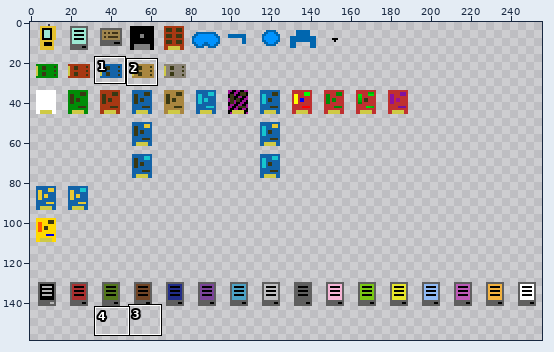
One commit to this sprite sheet: resources/logisticspipes/item_textures.png. Above, an overview of the earlier version with the close-up marked.
Close-up. The starting point:
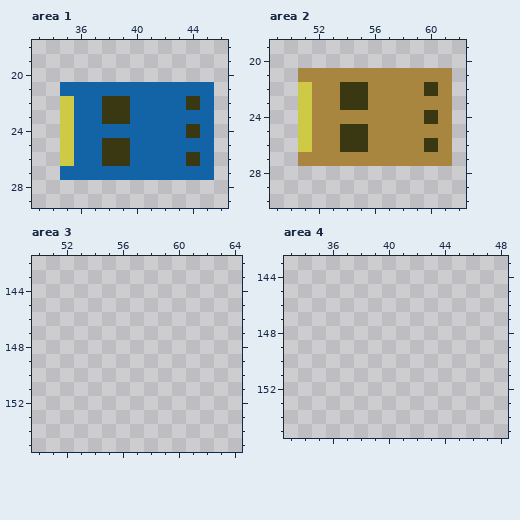
The file is 256x256 pixels. Pixels under 10% opacity are left out. Colours within 5 levels of each other are drawn and written as one. Shown: area 1: x 33..46, y 18..29; area 2: x 49..62, y 19..30; area 3: x 50..64, y 142..155; area 4: x 33..48, y 143..155. The wide view leaves out empty margins. The commit also changed other parts of the picture, which this record leaves out.
The same view after the edit:
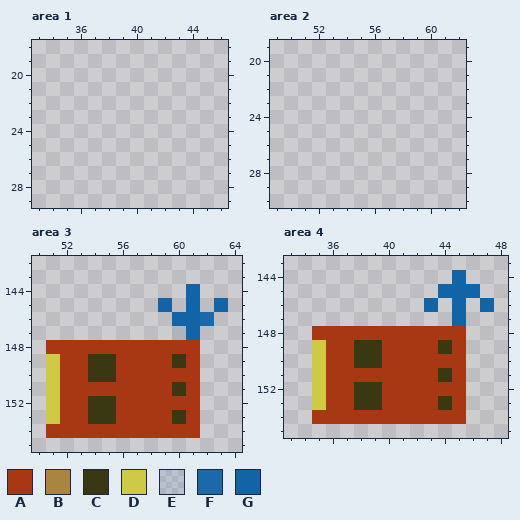
Palette (. is transparent): A #a73813  B #a9863f  C #393813  D #cfca45  E #1363a71b  F #1363a7f2  G #1363a7
The exact change:
Area 1:
y 21: x 35..45 GGGGGGGGGGG -> ...........
y 22: x 35..45 DGGCCGGGGCG -> ...........
y 23: x 35..45 DGGCCGGGGGG -> ...........
y 24: x 35..45 DGGGGGGGGCG -> ...........
y 25: x 35..45 DGGCCGGGGGG -> ...........
y 26: x 35..45 DGGCCGGGGCG -> ...........
y 27: x 35..45 GGGGGGGGGGG -> ...........
Area 2:
y 21: x 51..61 BBBBBBBBBBB -> ...........
y 22: x 51..61 DBBCCBBBBCB -> ...........
y 23: x 51..61 DBBCCBBBBBB -> ...........
y 24: x 51..61 DBBBBBBBBCB -> ...........
y 25: x 51..61 DBBCCBBBBBB -> ...........
y 26: x 51..61 DBBCCBBBBCB -> ...........
y 27: x 51..61 BBBBBBBBBBB -> ...........
Area 3:
y 144: x 61 . -> G
y 145: x 59 . -> G; x 61 . -> G; x 63 . -> G
y 146: x 60..62 ... -> GGF
y 147: x 60..61 .. -> EG
y 148: x 51..61 ........... -> AAAAAAAAAAA
y 149: x 51..61 ........... -> DAACCAAAACA
y 150: x 51..61 ........... -> DAACCAAAAAA
y 151: x 51..61 ........... -> DAAAAAAAACA
y 152: x 51..61 ........... -> DAACCAAAAAA
y 153: x 51..61 ........... -> DAACCAAAACA
y 154: x 51..61 ........... -> AAAAAAAAAAA
Area 4:
y 144: x 45 . -> G
y 145: x 44..46 ... -> GGG
y 146: x 43 . -> G; x 45 . -> G; x 47 . -> G
y 147: x 45 . -> G
y 148: x 35..45 ........... -> AAAAAAAAAAA
y 149: x 35..45 ........... -> DAACCAAAACA
y 150: x 35..45 ........... -> DAACCAAAAAA
y 151: x 35..45 ........... -> DAAAAAAAACA
y 152: x 35..45 ........... -> DAACCAAAAAA
y 153: x 35..45 ........... -> DAACCAAAACA
y 154: x 35..45 ........... -> AAAAAAAAAAA
Changed places in both close-ups, as pixel boxes (x1, y1, x2, y2):
erased: (60, 82, 214, 180)
erased: (298, 68, 452, 166)
added: (46, 284, 228, 438)
added: (312, 270, 494, 424)
